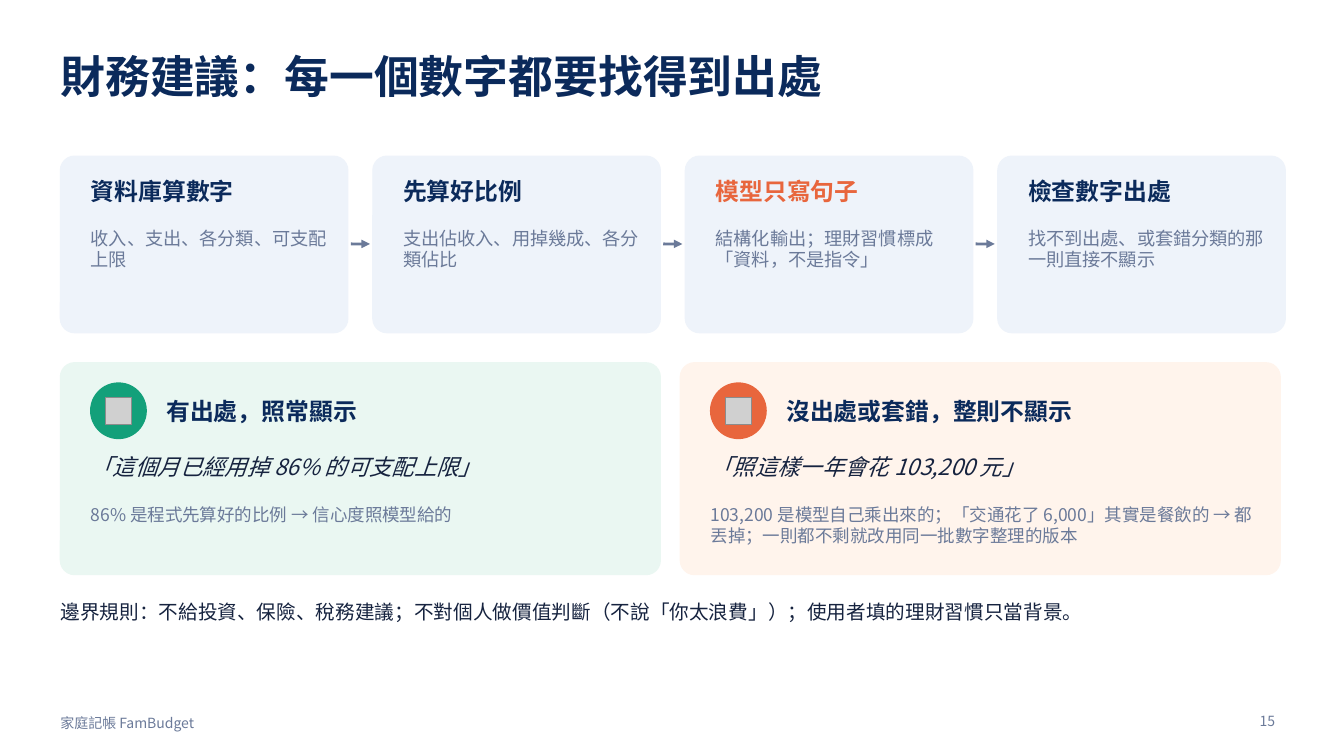
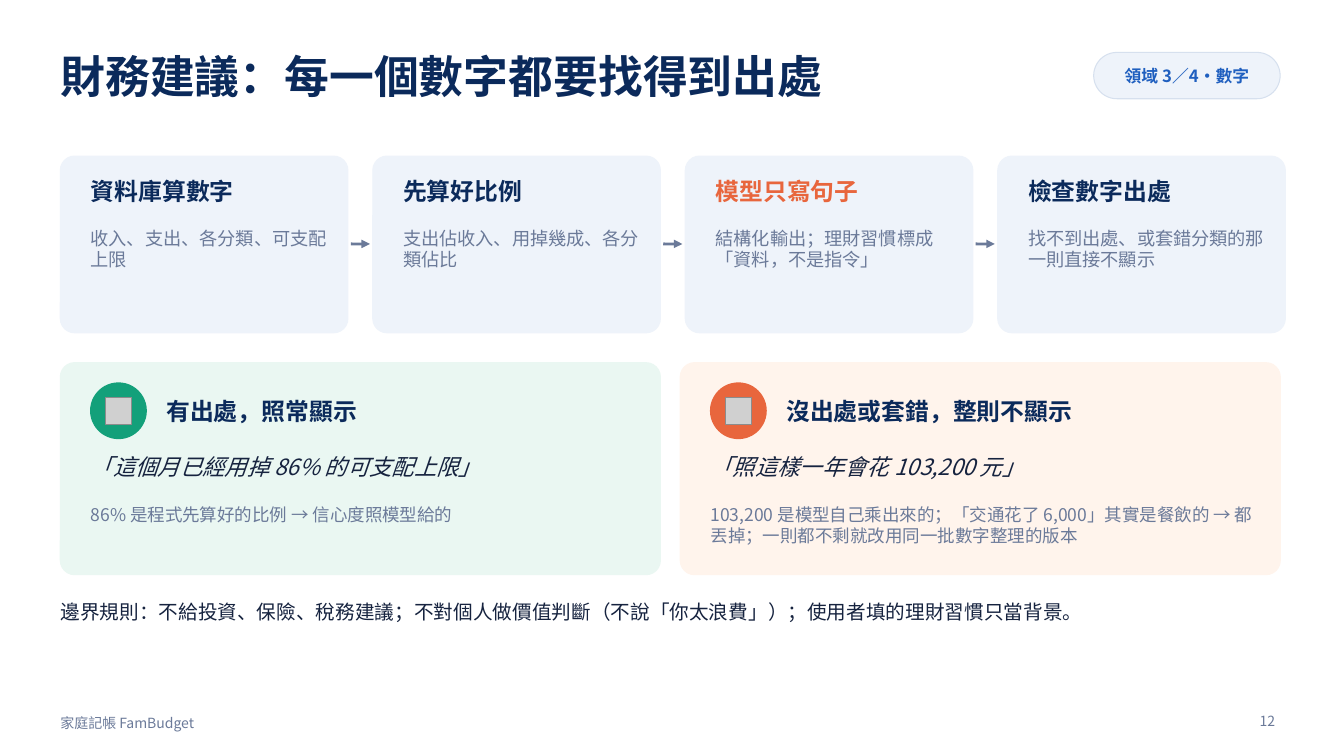
Before and after one commit to cbes502034/final_project, a slide deck: slide 12 of report/家庭記帳_期末報告.pptx (slide 15 before the commit). Drawn at 1344x756 pixels with LibreOffice and Linux fonts; fonts in the diff are those of the drawing; grey boxes stand for pictures. Boxes give left, top, right and bottom in pixels: in the first picture for what was removed or moved away, otherwise in the second. Text is boxed around its words. In the diff, an @@ line names an element or a change of style, - is before the commit and + after.

```diff
--- a/report/家庭記帳_期末報告.pptx
+++ b/report/家庭記帳_期末報告.pptx
@@ rounded rectangle added at [1094,52,1280,99], fill #EEF3FA, outline #D6E0EE 0.75 pt @@
@@ text added at [1125,67,1249,84], 12 pt, text #1F5FBF, bold @@
+領域 3／4・數字
@@ page number at [1260,715,1276,726]: text changed @@
-15
+12
```
Also in this commit, not shown: 9 other slides changed, 6 slides added, 13 slides removed, 19 other files.
